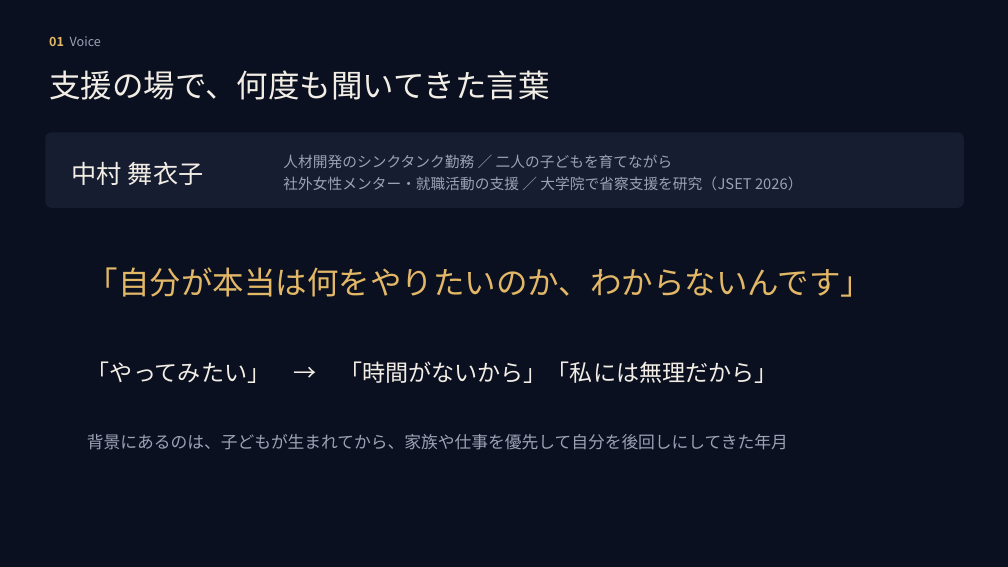
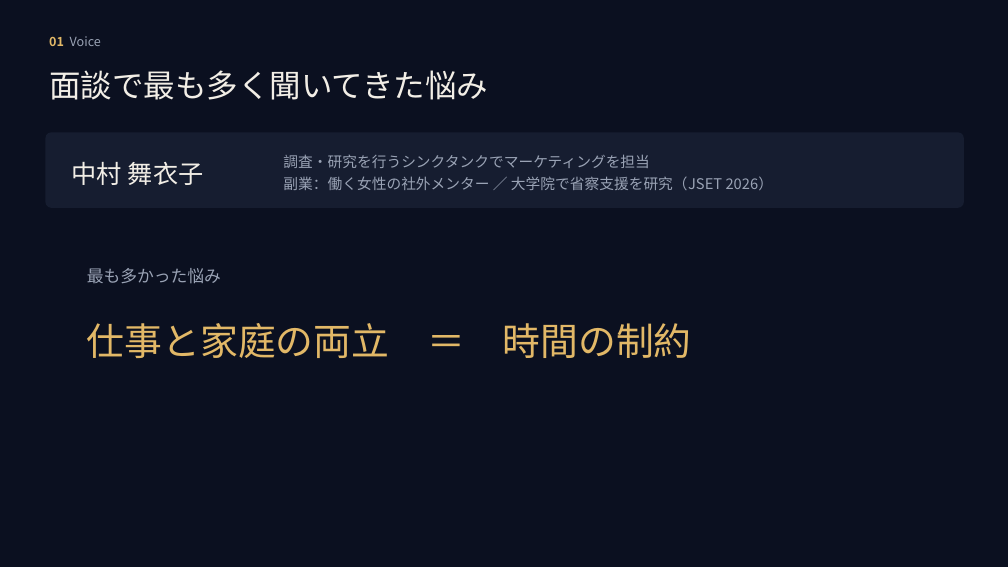
Before and after one commit to mai-san447/hello-earth-25143, a slide deck: slide 2 of deliverables/2026-10-11-gga-selection/MORUNE25143_GGAセレクション_2026-10-12.pptx. Drawn at 1008x567 pixels with LibreOffice and Linux fonts; fonts in the diff are those of the drawing. Boxes give left, top, right and bottom in pixels: in the first picture for what was removed or moved away, otherwise in the second. Text is boxed around its words. In the diff, an @@ line names an element or a change of style, - is before the commit and + after.

```diff
--- a/deliverables/2026-10-11-gga-selection/MORUNE25143_GGAセレクション_2026-10-12.pptx
+++ b/deliverables/2026-10-11-gga-selection/MORUNE25143_GGAセレクション_2026-10-12.pptx
@@ text at <box>49,70,488,100</box>: text changed @@
-支援の場で、何度も聞いてきた言葉
+面談で最も多く聞いてきた悩み
@@ text at <box>283,154,773,190</box>: text changed @@
-人材開発のシンクタンク勤務 ／ 二人の子どもを育てながら
-社外女性メンター・就職活動の支援 ／ 大学院で省察支援を研究（JSET 2026）
+調査・研究を行うシンクタンクでマーケティングを担当
+副業：働く女性の社外メンター ／ 大学院で省察支援を研究（JSET 2026）
@@ text at <box>87,268,221,284</box>: text changed; size 30 to 16 pt; text colour #E2B867 to #9AA3B5 @@
-「自分が本当は何をやりたいのか、わからないんです」
+最も多かった悩み
@@ text at <box>87,323,692,358</box>: text changed; size 22 to 36 pt; text colour #F2EEE6 to #E2B867 @@
-「やってみたい」 → 「時間がないから」「私には無理だから」
+仕事と家庭の両立 ＝ 時間の制約
@@ text removed at <box>87,434,788,450</box> @@
-背景にあるのは、子どもが生まれてから、家族や仕事を優先して自分を後回しにしてきた年月
```
Also in this commit, not shown: 4 other slides changed, 1 slide added, 1 slide removed, 2 other files.
